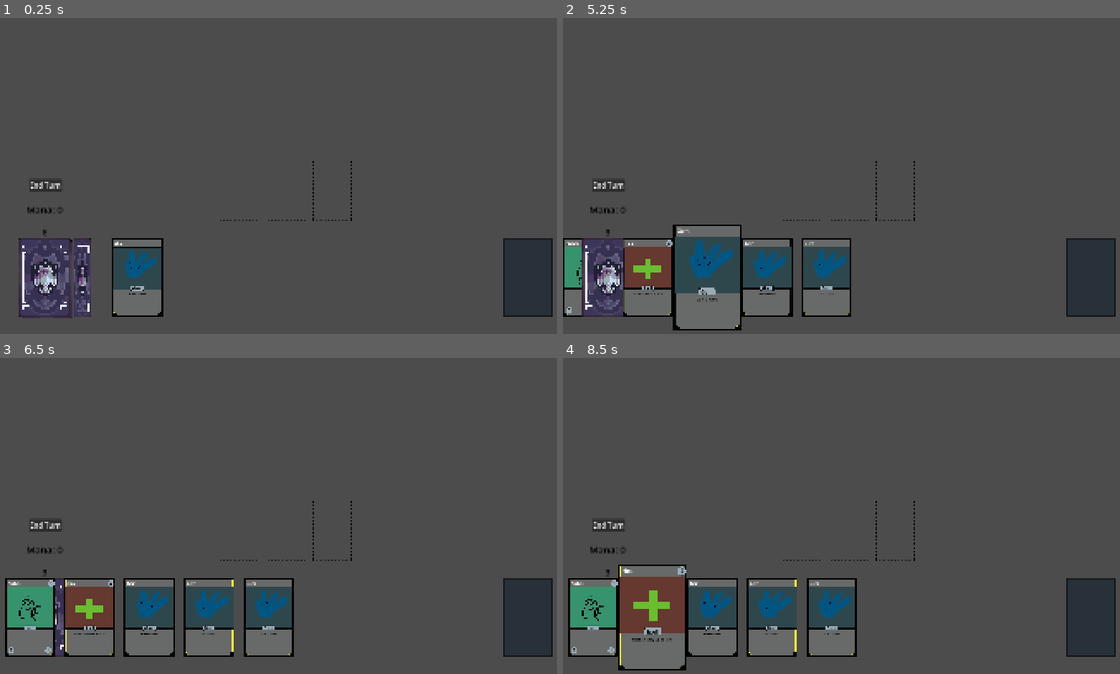
Above: before the commit, frames 1-4 (two rows, left to right).
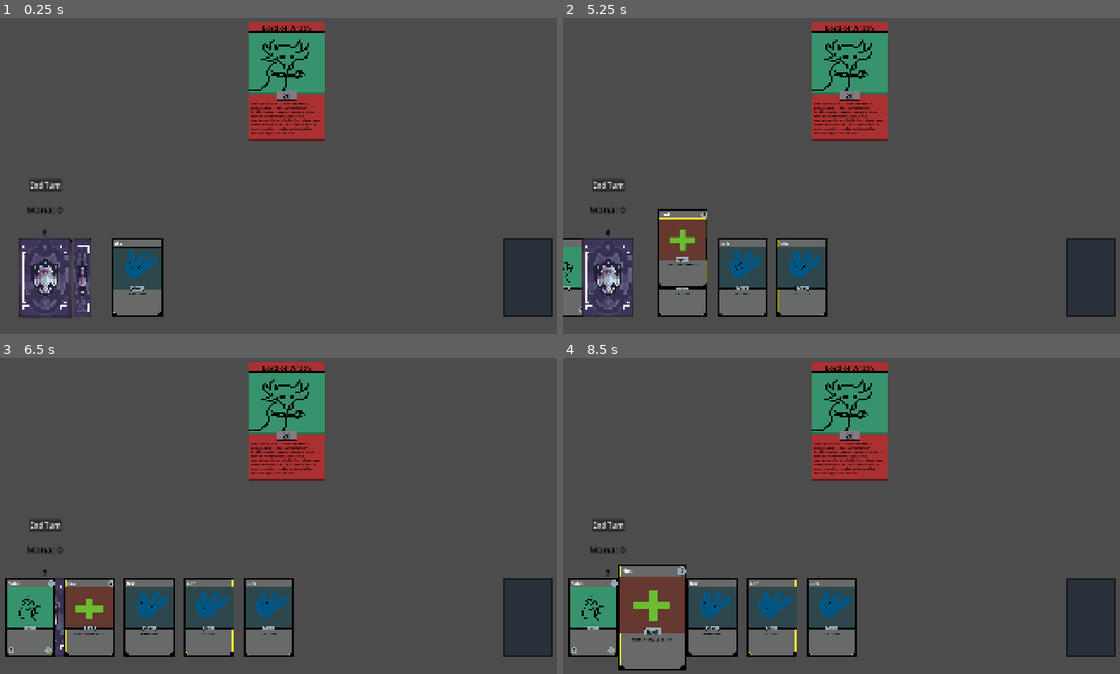
Above: after the commit, the same moments.

Repository: SevvyP/card-game
Game: Godot game, scene res://scenes/main.tscn
The game is run twice, just before and just after one commit, with the same random seed, the same clock (stepped at 60 frames per second) and the same inputs.
Inputs (mouse positions are in pixels of both pictures, inside the frame that each line leads up to):
- Up to frame 1 (0.25 s): no input
- Up to frame 2 (5.25 s): click "End Turn" at 0.5 s; click "End Turn" at 1.25 s; click "End Turn" at 2 s; tap Enter at 2.75 s; drag from (802, 277) to (624, 277) at 2.77 s; drag from (741, 277) to (802, 191) at 3.52 s; move the mouse to (679, 277) at 4.27 s; click (679, 277) at 4.42 s; tap Space at 5 s; drag from (624, 277) to (802, 191) at 5.02 s
- Up to frame 3 (6.5 s): drag from (27, 617) to (239, 531) at 5.77 s
- Up to frame 4 (8.5 s): drag from (679, 465) to (713, 617) at 6.52 s; tap Enter at 7.25 s; move the mouse to (880, 512) at 7.27 s; click (880, 512) at 7.42 s; tap Space at 8 s; drag from (763, 433) to (652, 617) at 8.02 s

The runs differ from the first frame. In frame 1, 5.2% of the frame differs, in the area x 39-64%, y 1-65%; in frame 2, 14%, in the area x 0-64%, y 1-99%; in frame 3, 5.2%; in frame 4, 5.2%.

Commit message:
feat: enemies and attacking

Diff:
--- a/battle_manager.gd
+++ /dev/null
@@ -1,21 +0,0 @@
-extends Node2D
-
-var current_mana : int
-var card_drawn_this_turn : bool
-var mana_label_reference
-
-func _process(_delta: float) -> void:
-	mana_label_reference = $"../mana"
-	mana_label_reference.get_node("mana_count").text = str(current_mana)
-
-func can_play_card(card):
-	if card.get_node("cost").text.to_int() <= current_mana:
-		return true
-	# flash the mana count to make it clear why the card isn't playing
-	mana_label_reference.get_node("flash_animation").play("flash_red")
-	return false
-
-func play_card(card):
-	current_mana -= card.get_node("cost").text.to_int()
-	if card.type == "Gem":
-		current_mana += 2
--- /dev/null
+++ b/prefabs/enemy.tscn
@@ -0,0 +1,55 @@
+[gd_scene format=3 uid="uid://boo1stmono22n"]
+
+[ext_resource type="Texture2D" uid="uid://dajlariv3mau7" path="res://sprites/enemy_frame.png" id="1_6n8dw"]
+[ext_resource type="Script" uid="uid://c2s6a0y2p2cm0" path="res://scripts/enemy.gd" id="1_cypye"]
+[ext_resource type="Texture2D" uid="uid://f5eqe7ccf65" path="res://sprites/lord_of_wrath.png" id="2_yfjof"]
+
+[sub_resource type="RectangleShape2D" id="RectangleShape2D_6n8dw"]
+size = Vector2(512, 800)
+
+[node name="enemy" type="Area2D" unique_id=23171540]
+script = ExtResource("1_cypye")
+metadata/_edit_group_ = true
+
+[node name="enemy_image" type="Sprite2D" parent="." unique_id=639333399]
+position = Vector2(0, -120)
+texture = ExtResource("2_yfjof")
+
+[node name="enemy_frame" type="Sprite2D" parent="." unique_id=376601337]
+texture = ExtResource("1_6n8dw")
+
+[node name="CollisionShape2D" type="CollisionShape2D" parent="." unique_id=267140026]
+shape = SubResource("RectangleShape2D_6n8dw")
+
+[node name="name" type="RichTextLabel" parent="." unique_id=2041865320]
+modulate = Color(0, 0, 0, 1)
+offset_left = -232.0
+offset_top = -392.0
+offset_right = 232.0
+offset_bottom = -320.0
+theme_override_font_sizes/normal_font_size = 48
+bbcode_enabled = true
+text = "Name"
+
+[node name="health" type="RichTextLabel" parent="." unique_id=1057751247]
+modulate = Color(0, 0, 0, 1)
+offset_left = -64.0
+offset_top = 64.0
+offset_right = 64.0
+offset_bottom = 136.0
+theme_override_font_sizes/normal_font_size = 48
+bbcode_enabled = true
+text = "0"
+
+[node name="description" type="RichTextLabel" parent="." unique_id=1470711864]
+modulate = Color(0, 0, 0, 1)
+offset_left = -240.0
+offset_top = 136.0
+offset_right = 240.0
+offset_bottom = 384.0
+theme_override_font_sizes/normal_font_size = 20
+bbcode_enabled = true
+text = "Lorem ipsum dolor sit amet, consectetur adipiscing elit, sed do eiusmod tempor incididunt ut labore et dolore magna aliqua. Ut enim ad minim veniam, quis nostrud exercitation ullamco laboris nisi ut aliquip ex ea commodo consequat. Duis aute irure dolor in reprehenderit in voluptate velit esse cillum dolore eu fugiat nulla pariatur"
+
+[connection signal="mouse_entered" from="." to="." method="_on_mouse_entered"]
+[connection signal="mouse_exited" from="." to="." method="_on_mouse_exited"]
--- a/scenes/main.tscn
+++ b/scenes/main.tscn
@@ -3,13 +3,14 @@
 [ext_resource type="Script" uid="uid://2ikligx5wwpw" path="res://scripts/card_manager.gd" id="1_0wfyh"]
 [ext_resource type="Script" uid="uid://cxw104mlm1212" path="res://scripts/player_hand.gd" id="2_sugp2"]
 [ext_resource type="PackedScene" uid="uid://vghag4v6slk0" path="res://prefabs/card_slot.tscn" id="3_sugp2"]
-[ext_resource type="Script" uid="uid://d4amjcwplbnvd" path="res://battle_manager.gd" id="4_85g3d"]
+[ext_resource type="Script" uid="uid://d4amjcwplbnvd" path="res://scripts/battle_manager.gd" id="4_85g3d"]
 [ext_resource type="PackedScene" uid="uid://d0jvhkthbew38" path="res://prefabs/deck.tscn" id="4_jyhfs"]
 [ext_resource type="Script" uid="uid://dr8jf36ye1e7c" path="res://scripts/deck.gd" id="5_tbgi4"]
 [ext_resource type="Script" uid="uid://cq1u5i80bo8kn" path="res://scripts/input_manager.gd" id="6_tefeu"]
 [ext_resource type="PackedScene" uid="uid://xwlkpw2d2iyh" path="res://prefabs/discard.tscn" id="7_o6xl0"]
 [ext_resource type="Script" uid="uid://ccwqbqorpxeio" path="res://scripts/discard.gd" id="8_tipki"]
 [ext_resource type="PackedScene" uid="uid://cgjes8wibeb2i" path="res://prefabs/mana.tscn" id="10_choun"]
+[ext_resource type="PackedScene" uid="uid://boo1stmono22n" path="res://prefabs/enemy.tscn" id="11_ya4ey"]
 
 [node name="main" type="Node2D" unique_id=734653755]
 
@@ -26,15 +27,18 @@
 script = ExtResource("4_85g3d")
 
 [node name="card_slot" parent="." unique_id=937472320 instance=ExtResource("3_sugp2")]
-position = Vector2(800, 600)
+z_index = -2
+position = Vector2(760, 632)
 scale = Vector2(0.25, 0.25)
 
 [node name="card_slot2" parent="." unique_id=1557605601 instance=ExtResource("3_sugp2")]
-position = Vector2(1112, 600)
+z_index = -2
+position = Vector2(1160, 632)
 scale = Vector2(0.25, 0.25)
 
 [node name="card_slot3" parent="." unique_id=673255924 instance=ExtResource("3_sugp2")]
-position = Vector2(960, 600)
+z_index = -2
+position = Vector2(960, 632)
 scale = Vector2(0.25, 0.25)
 
 [node name="deck" parent="." unique_id=740016635 instance=ExtResource("4_jyhfs")]
@@ -62,3 +66,9 @@
 offset_bottom = 602.0
 theme_override_font_sizes/font_size = 24
 text = "End Turn"
+
+[node name="enemy" parent="." unique_id=23171540 instance=ExtResource("11_ya4ey")]
+position = Vector2(960, 232)
+scale = Vector2(0.5, 0.5)
+collision_layer = 256
+collision_mask = 256
--- /dev/null
+++ b/scripts/battle_manager.gd
@@ -0,0 +1,62 @@
+extends Node2D
+
+const TOGGLED_CARD_OFFSET = Vector2(30, 30)
+const CARD_ATTACK_POSITION = Vector2(810, 450)
+
+var current_mana : int
+var card_drawn_this_turn : bool
+var mana_label_reference
+var toggled_card
+
+# in the future, dynamically load the enemy based on selection or whatever
+var enemy
+
+func _ready() -> void:
+	enemy = $"../enemy"
+	enemy.get_node("name").text = "[center]Lord of Wrath[/center]"
+	enemy.get_node("health").text = "[center]20[/center]"
+	enemy.health = 20
+
+
+func _process(_delta: float) -> void:
+	mana_label_reference = $"../mana"
+	mana_label_reference.get_node("mana_count").text = str(current_mana)
+
+func can_play_card(card):
+	if card.get_node("cost").text.to_int() <= current_mana:
+		return true
+	# flash the mana count to make it clear why the card isn't playing
+	mana_label_reference.get_node("flash_animation").play("flash_red")
+	return false
+
+func play_card(card):
+	current_mana -= card.get_node("cost").text.to_int()
+	if card.type == "Gem":
+		current_mana += 2
+
+func toggle_attack_mode(card):
+	enemy.disable_animation = not enemy.disable_animation
+	if enemy.disable_animation:
+		card.position -= TOGGLED_CARD_OFFSET
+		toggled_card = card
+	else:
+		card.position += TOGGLED_CARD_OFFSET
+		toggled_card = null
+
+
+func attack_enemy_with_toggled_card():
+	var tween = get_tree().create_tween()
+	var current_pos = toggled_card.position
+	tween.tween_property(toggled_card, "position", CARD_ATTACK_POSITION, 0.1)
+	tween.tween_property(toggled_card, "position",current_pos, 0.2)
+	await tween.finished
+	enemy.health -= toggled_card.attack
+	enemy.get_node("health").text = "[center]" + str(enemy.health) + "[/center]"
+	if enemy.health == 0:
+		end_game()
+
+	toggled_card.attacked_this_turn = true
+	toggle_attack_mode(toggled_card)
+
+func end_game():
+	print("game over!")
--- a/scripts/card.gd
+++ b/scripts/card.gd
@@ -6,7 +6,10 @@
 var position_in_hand
 var current_card_slot
 var type
-var highlighted : bool
+var highlighted = false
+var attacked_this_turn = false
+var attack
+var health
 
 # Called when the node enters the scene tree for the first time.
 func _ready() -> void:
--- a/scripts/card_manager.gd
+++ b/scripts/card_manager.gd
@@ -2,6 +2,7 @@
 
 const COLLISION_MASK_CARD = 1
 const COLLISION_MASK_CARD_SLOT = 2
+const COLLISION_MASK_ENEMY = 256
 const DEFAULT_CARD_MOVE_SPEED = 0.1
 const DEFAULT_CARD_SCALE = Vector2(0.33, 0.33)
 const HOVERED_CARD_SCALE = Vector2(0.45, 0.45)
@@ -30,7 +31,7 @@
 		card_being_dragged.position = Vector2(clamp(mouse_pos.x, 0, screen_size.x),
 			clamp(mouse_pos.y, 0, screen_size.y))
 		# effect on spell cards to let player know they're being cast
-		var card_slot_found = raycast_check_for_card_slot()
+		var card_slot_found = raycast_check_for_collision(COLLISION_MASK_CARD_SLOT)
 		if card_being_dragged.position.y < CAST_SPELL_Y_VALUE and not card_being_dragged.type == "Hero":
 			card_being_dragged.highlighted = true
 		elif card_slot_found and not card_slot_found.card_in_slot and card_being_dragged.type == "Hero":
@@ -44,14 +45,14 @@
 
 func finish_drag():
 	card_being_dragged.scale = HOVERED_CARD_SCALE
-	var card_slot_found = raycast_check_for_card_slot()
+	var card_slot_found = raycast_check_for_collision(COLLISION_MASK_CARD_SLOT)
 
 	if card_slot_found and not card_slot_found.card_in_slot and card_being_dragged.type == "Hero":
 		if battle_manager_reference.can_play_card(card_being_dragged):
 			battle_manager_reference.play_card(card_being_dragged)
 			player_hand_reference.remove_card_from_hand(card_being_dragged)
 			card_being_dragged.position = card_slot_found.position
-			card_being_dragged.get_node("CollisionShape2D").disabled = true
+			#card_being_dragged.get_node("CollisionShape2D").disabled = true
 			card_slot_found.card_in_slot = true
 			card_being_dragged.scale = SLOTTED_CARD_SCALE
 			card_being_dragged.highlighted = false
@@ -81,6 +82,17 @@
 func on_left_click_released():
 	if card_being_dragged:
 		finish_drag()
+		return
+
+	# select card for attack
+	var card_clicked = raycast_check_for_collision(COLLISION_MASK_CARD)
+	if card_clicked and card_clicked.current_card_slot:
+		battle_manager_reference.toggle_attack_mode(card_clicked)
+
+	# attack enemy with prepped card
+	var enemy_clicked = raycast_check_for_collision(COLLISION_MASK_ENEMY)
+	if enemy_clicked and enemy_clicked.disable_animation:
+		battle_manager_reference.attack_enemy_with_toggled_card()
 
 func on_hovered_over_card(card):
 	if !is_hovering_on_card:
@@ -92,7 +104,7 @@
 		if !card_being_dragged:
 			enlarge_hovered_card(card, false)
 			# check if user hovered off card staight onto another card
-			var new_card_hovered = raycast_check_for_card()
+			var new_card_hovered = raycast_check_for_collision(COLLISION_MASK_CARD)
 			if new_card_hovered and not card.name == new_card_hovered.name:
 				enlarge_hovered_card(new_card_hovered, true)
 			else:
@@ -121,27 +133,15 @@
 
 	return highest_z_card
 
-func raycast_check_for_card_slot():
+func raycast_check_for_collision(collision_mask):
 	var space_state = get_world_2d().direct_space_state
 	var parameters = PhysicsPointQueryParameters2D.new()
 	parameters.position = get_global_mouse_position()
 	parameters.collide_with_areas = true
-	parameters.collision_mask = COLLISION_MASK_CARD_SLOT
+	parameters.collision_mask = collision_mask
 	var result = space_state.intersect_point(parameters)
 	if result.size() > 0:
 		return result[0].collider
-	else:
-		return null
-
-func raycast_check_for_card():
-	var space_state = get_world_2d().direct_space_state
-	var parameters = PhysicsPointQueryParameters2D.new()
-	parameters.position = get_global_mouse_position()
-	parameters.collide_with_areas = true
-	parameters.collision_mask = COLLISION_MASK_CARD
-	var result = space_state.intersect_point(parameters)
-	if result.size() > 0:
-		return get_card_with_highest_z_index(result)
 	else:
 		return null
 
@@ -149,6 +149,6 @@
 	card_being_dragged.highlighted = false
 	discard_reference.send_card_to_discard(card, DEFAULT_CARD_MOVE_SPEED)
 	card_being_dragged.get_node("CollisionShape2D").disabled = true
-	card_being_dragged.current_card_slot = "discard"
+	card_being_dragged.current_card_slot = null
 	card_being_dragged.scale = DEFAULT_CARD_SCALE
 	is_hovering_on_card = false
--- a/scripts/deck.gd
+++ b/scripts/deck.gd
@@ -53,7 +53,9 @@
 	# hero cards
 	if card_database_reference.CARDS[card_drawn][3] == "Hero":
 		new_card.get_node("attack").text = str(card_database_reference.CARDS[card_drawn][0])
+		new_card.attack = card_database_reference.CARDS[card_drawn][0]
 		new_card.get_node("health").text = str(card_database_reference.CARDS[card_drawn][1])
+		new_card.health = card_database_reference.CARDS[card_drawn][1]
 		new_card.get_node("cost").text = str(card_database_reference.CARDS[card_drawn][2])
 		new_card.get_node("card_frame").texture = hero_frame_reference
 		new_card.get_node("ability").visible = false
--- /dev/null
+++ b/scripts/enemy.gd
@@ -0,0 +1,34 @@
+extends Area2D
+
+const DEFAULT_CARD_SCALE = Vector2(0.5, 0.5)
+const READ_CARD_SCALE = Vector2(0.75, 0.75)
+const DEFAULT_POSITION = Vector2(960, 232)
+const READ_POSITION = Vector2(960, 330)
+
+var health
+var disable_animation = false
+var current_tween: Tween
+
+func _on_mouse_entered() -> void:
+	read_card()
+
+func _on_mouse_exited() -> void:
+	unread_card()
+
+func read_card():
+	if disable_animation:
+		return
+	if current_tween and current_tween.is_running():
+		current_tween.kill()
+	current_tween = get_tree().create_tween()
+	current_tween.tween_property(self, "position", READ_POSITION, 0.1)
+	current_tween.tween_property(self, "scale", READ_CARD_SCALE, 0.1)
+
+func unread_card():
+	if disable_animation:
+		return
+	if current_tween and current_tween.is_running():
+		current_tween.kill()
+	current_tween = get_tree().create_tween()
+	current_tween.tween_property(self, "scale", DEFAULT_CARD_SCALE, 0.1)
+	current_tween.tween_property(self, "position", DEFAULT_POSITION, 0.1)
--- a/scripts/input_manager.gd
+++ b/scripts/input_manager.gd
@@ -32,7 +32,7 @@
 		if result_collision_mask == COLLISION_MASK_CARD:
 			# card click
 			var card_found = result[0].collider
-			if card_found:
+			if card_found and not card_found.current_card_slot:
 				card_manager_reference.start_drag(card_found)
 		elif result_collision_mask == COLLISION_MASK_DECK:
 			# deck click
Renamed: battle_manager.gd.uid -> scripts/battle_manager.gd.uid
Not shown, added: scripts/enemy.gd.uid
Binary file added: sprites/enemy_frame.png
Not shown, added: sprites/enemy_frame.png.import
Binary file added: sprites/lord_of_wrath.png
Not shown, added: sprites/lord_of_wrath.png.import
Not shown, added: scenes/main.tscn8526792449.tmp
